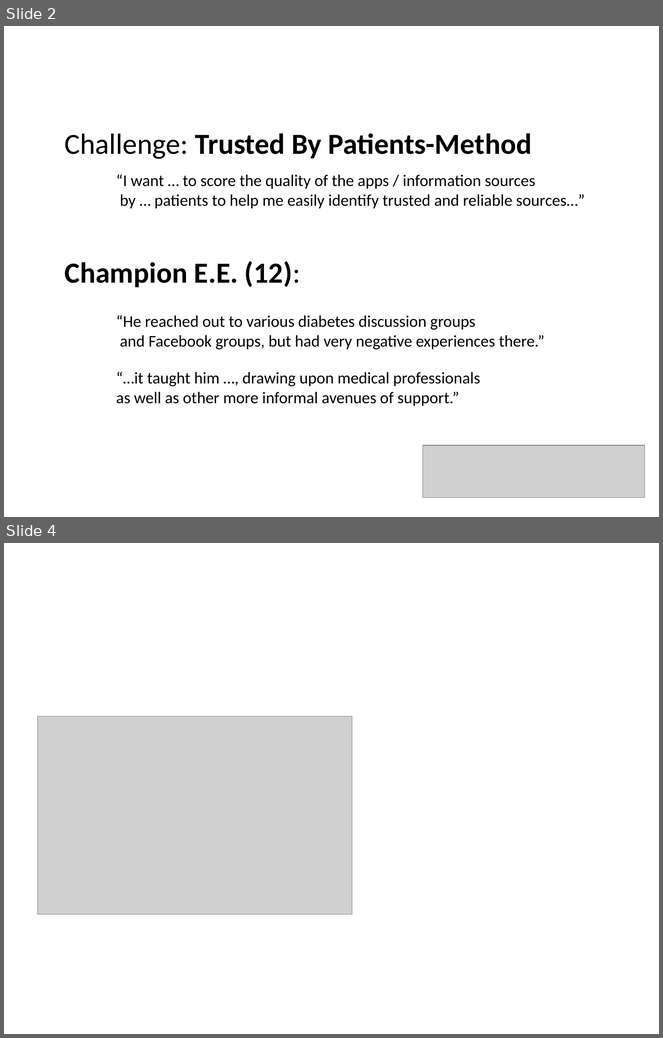
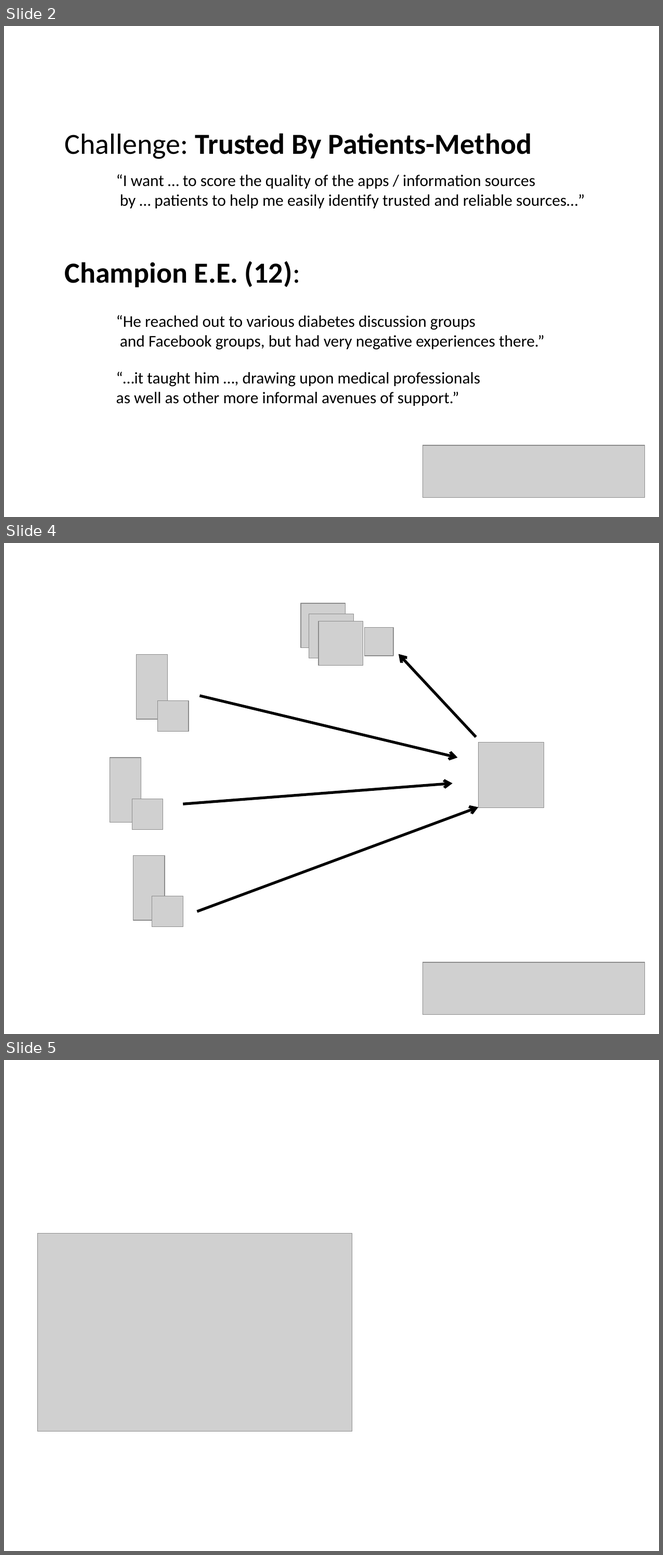
Before and after one commit to AlexanderKononov/DocRefConsulter, a slide deck: pitch/deck_pitch.pptx. Shown one above the other, each under a label of ours: slides 2 and 4 before the commit, slides 2, 4 and 5 after it; the slides between them are not shown. The pictures are 663x1038 and 663x1555 pixels, drawn with LibreOffice and Linux fonts; fonts in the diff are those of the drawing; grey boxes stand for pictures. Boxes give left, top, right and bottom in pixels: in the first picture for what was removed or moved away, otherwise in the second. Text is boxed around its words. In the diff, an @@ line names an element or a change of style, - is before the commit and + after.

```diff
--- a/pitch/deck_pitch.pptx
+++ b/pitch/deck_pitch.pptx
@@ slide 4 added at (x1=4, y1=543, x2=659, y2=1034), background #FFFFFF @@
@@ picture added at (x1=301, y1=603, x2=345, y2=648) @@
@@ picture added at (x1=309, y1=614, x2=354, y2=658) @@
@@ rectangle added at (x1=312, y1=618, x2=353, y2=654), fill #D99694 @@
@@ picture added at (x1=319, y1=621, x2=363, y2=666) @@
@@ picture added at (x1=365, y1=628, x2=394, y2=656) @@
@@ picture added at (x1=137, y1=654, x2=168, y2=719) @@
@@ arrow added from (476, 737) to (399, 654), #000000 3 pt @@
@@ arrow added from (200, 696) to (458, 758), #000000 3 pt @@
@@ picture added at (x1=158, y1=701, x2=189, y2=732) @@
@@ picture added at (x1=478, y1=742, x2=544, y2=808) @@
@@ picture added at (x1=110, y1=758, x2=141, y2=823) @@
@@ arrow added from (183, 805) to (453, 783), #000000 3 pt @@
@@ picture added at (x1=132, y1=799, x2=163, y2=830) @@
@@ arrow added from (197, 912) to (478, 808), #000000 3 pt @@
@@ picture added at (x1=133, y1=856, x2=165, y2=921) @@
@@ picture added at (x1=152, y1=896, x2=183, y2=927) @@
@@ picture added at (x1=423, y1=962, x2=645, y2=1015) @@
@@ what was slide 4 is now slide 5 @@
```
Also in this commit, not shown: 1 other slide added, 1 slide removed, 13 other files.
